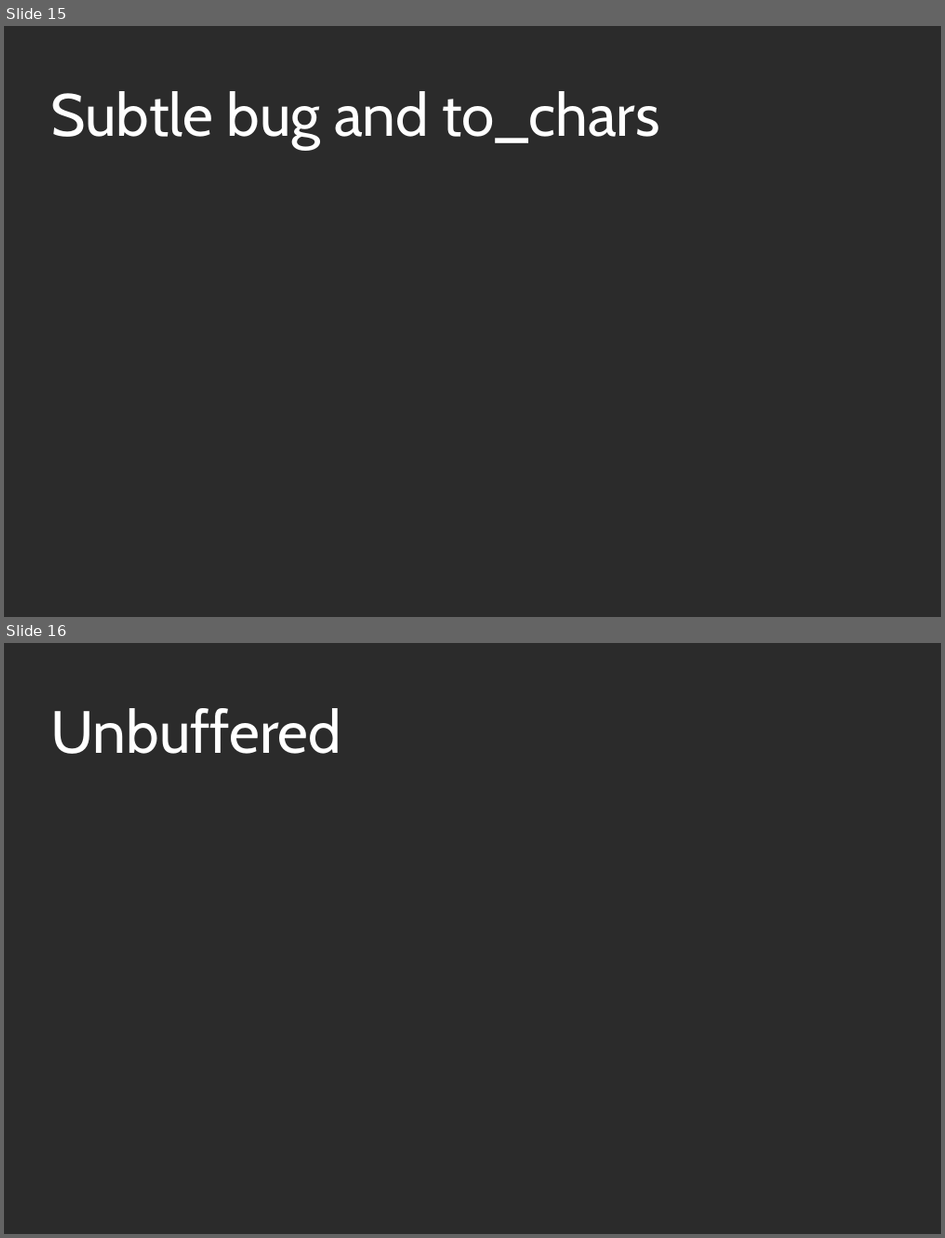
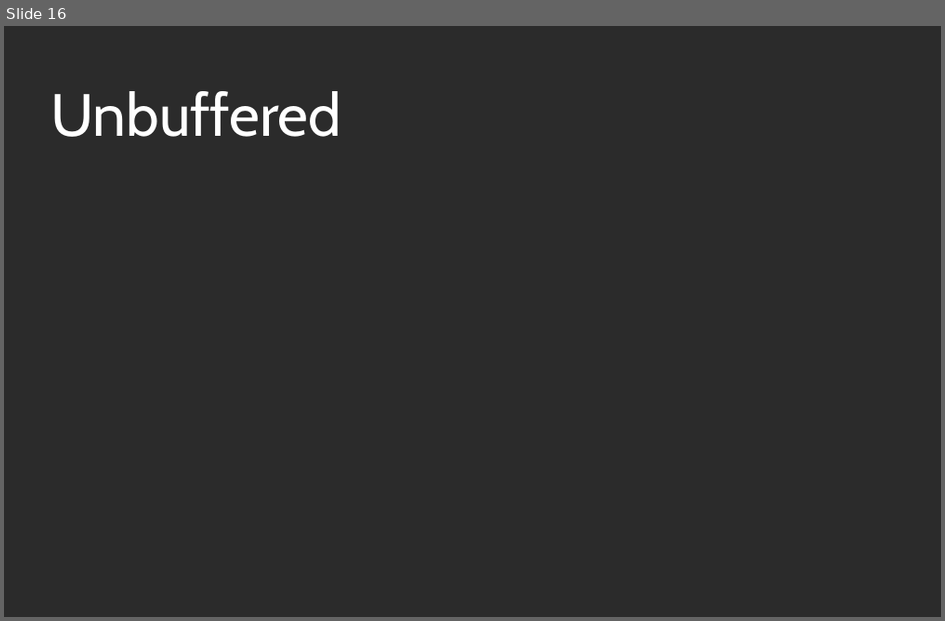
Before and after one commit to KayEss/cpp-designing4performance, a slide deck: slides/Designing APIs For Performance.odp. Shown one above the other, each under a label of ours: slides 15 and 16 before the commit, slide 16 after it. The pictures are 945x1238 and 945x621 pixels, drawn with LibreOffice and Linux fonts; fonts in the diff are those of the drawing; background and template pictures are left out; a plain dark background stands for a picture behind light text. Boxes give left, top, right and bottom in pixels: in the first picture for what was removed or moved away, otherwise in the second. Text is boxed around its words. In the diff, an @@ line names an element or a change of style, - is before the commit and + after.

```diff
--- a/slides/Designing APIs For Performance.odp
+++ b/slides/Designing APIs For Performance.odp
@@ slide 15 removed at [4, 26, 941, 617], background picture (left out) @@
@@ title removed at [50, 91, 660, 150] @@
-Subtle bug and to_chars
```
Also in this commit, not shown: 3 slides changed, 4 slides added, 3 other slides removed, 5 other files.
